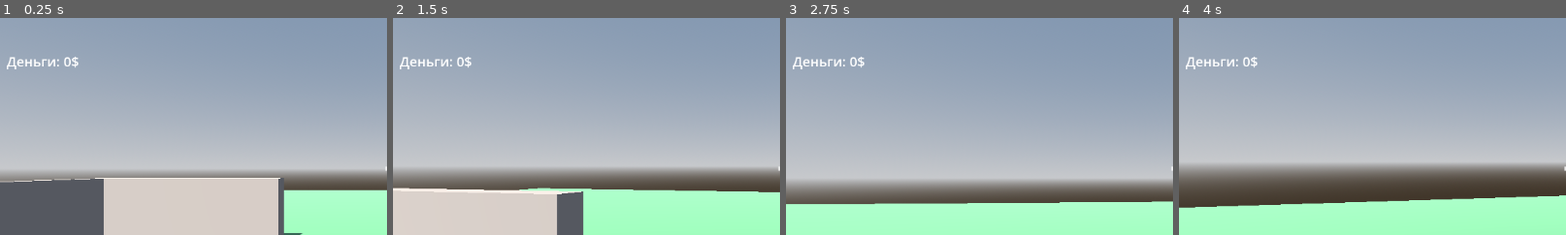
Above: before the commit, frames 1-4 (left to right).
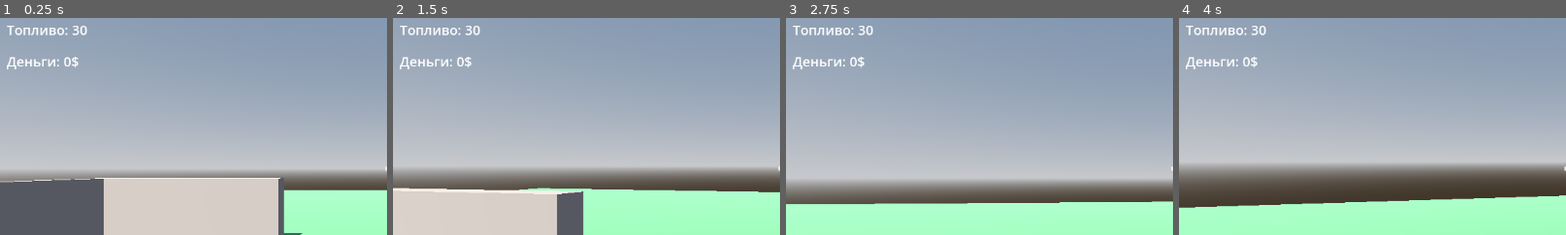
Above: after the commit, the same moments.

Repository: kem4ikkk/ubeziche
Game: Godot game, scene res://scenes/main.tscn
Two runs of this game, one before a commit and one after it. Both use one fixed random seed, a clock stepped at 60 frames per second and the inputs below.
Inputs (mouse positions are % of the whole screen's width and height, from its top left):
- Up to frame 1 (0.25 s): no input
- Up to frame 2 (1.5 s): tap Enter at 0.5 s; move the mouse to (55, 50) at 0.52 s; hold W from 0.53 s (still down); tap L at 0.6 s; click (55, 50) at 0.67 s; tap Space at 0.77 s; tap K at 0.8, 1.35 s; move the mouse to (45, 50) at 1.27 s
- Up to frame 3 (2.75 s): keep holding W; tap Space at 1.52 s; tap L at 1.55, 2.1 s; move the mouse to (52, 48) at 2.02 s; tap K at 2.3 s
- Up to frame 4 (4 s): keep holding W; move the mouse to (49, 52) at 2.77 s; tap K at 2.85, 3.8 s; click (49, 52) at 2.92 s; tap Space at 3.02, 3.77 s; tap L at 3.05 s; move the mouse to (57, 51) at 3.52 s; tap R at 3.6 s
The pictures show only the part of the screen within x 0-50%, y 15-65%; the shares and areas given below are measured in that part.

The runs differ from the first frame. In frame 1, 0.4% of the frame differs, in the area x 1-23%, y 3-9%; in frame 2, 0.4%; in frame 3, 0.4%; in frame 4, 0.4%.

Commit message:
Система питания убежища (Этап 4.14): генератор + топливо для турелей
Турели (Турель/Мортира/Гатлинг) больше не наводятся и не стреляют без
живого Генератора и топлива в общем запасе. Реализованы:
- generator.gd/.tscn — постройка-генератор (HP 70, вращающийся вентилятор,
  расходует топливо 1 за 5с), группы building+generator
- turret.gd: _has_power() + проверка в _physics_process с меткой
  "⚡ нет питания" — автоматически распространяется на наследников
  (mortar_turret.gd, gatling_turret.gd)
- ресурс "fuel" (старт 30) в InventorySystem, FuelPickup на арене,
  покупка топлива в мастерской ([L], +10 за 15$)
- EventBus.power_lost/power_restored → HUD-алерты (красный/зелёный)
- Генератор в build_system (10 камня + 5 дерева), предустановлен в main.tscn
- новый тест 6.97 в debug_capture.gd (питание есть/нет/восстановлено)

Этап 3.8 (плейтест) пропущен по решению автора. Обновлены PROGRESS.md
и CS_NZ_SHELTER_ANALYSIS.md (разд. 17 и Вывод).

Co-Authored-By: Claude Sonnet 4.6 <noreply@anthropic.com>

Diff:
--- a/scenes/gatling_turret.tscn
+++ b/scenes/gatling_turret.tscn
@@ -57,3 +57,12 @@
 no_depth_test = true
 font_size = 28
 text = "Гатлинг 110 / 110"
+
+[node name="PowerLabel" type="Label3D" parent="."]
+transform = Transform3D(1, 0, 0, 0, 1, 0, 0, 0, 1, 0, 1.6, 0)
+billboard = 1
+no_depth_test = true
+font_size = 24
+modulate = Color(0.7, 0.7, 0.7, 1)
+text = "⚡ нет питания"
+visible = false
--- /dev/null
+++ b/scenes/generator.tscn
@@ -0,0 +1,54 @@
+[gd_scene load_steps=7 format=3]
+
+[ext_resource type="Script" path="res://scripts/generator.gd" id="1_generator"]
+[ext_resource type="Script" path="res://scripts/health_component.gd" id="2_health"]
+
+[sub_resource type="BoxShape3D" id="BoxShape3D_base"]
+size = Vector3(1, 1, 1)
+
+[sub_resource type="BoxMesh" id="BoxMesh_base"]
+size = Vector3(1, 1, 1)
+
+[sub_resource type="StandardMaterial3D" id="StandardMaterial3D_base"]
+albedo_color = Color(0.85, 0.65, 0.1, 1)
+metallic = 0.6
+
+[sub_resource type="CylinderMesh" id="CylinderMesh_fan"]
+top_radius = 0.35
+bottom_radius = 0.35
+height = 0.08
+
+[sub_resource type="StandardMaterial3D" id="StandardMaterial3D_fan"]
+albedo_color = Color(0.2, 0.2, 0.22, 1)
+metallic = 0.5
+
+[node name="Generator" type="StaticBody3D"]
+collision_layer = 1
+collision_mask = 1
+script = ExtResource("1_generator")
+fuel_consumption_rate = 0.2
+
+[node name="CollisionShape3D" type="CollisionShape3D" parent="."]
+shape = SubResource("BoxShape3D_base")
+
+[node name="MeshInstance3D" type="MeshInstance3D" parent="."]
+mesh = SubResource("BoxMesh_base")
+surface_material_override/0 = SubResource("StandardMaterial3D_base")
+
+[node name="Fan" type="Node3D" parent="."]
+transform = Transform3D(1, 0, 0, 0, 1, 0, 0, 0, 1, 0, 0.55, 0)
+
+[node name="FanMesh" type="MeshInstance3D" parent="Fan"]
+mesh = SubResource("CylinderMesh_fan")
+surface_material_override/0 = SubResource("StandardMaterial3D_fan")
+
+[node name="HealthComponent" type="Node" parent="."]
+script = ExtResource("2_health")
+max_health = 70.0
+
+[node name="HPLabel" type="Label3D" parent="."]
+transform = Transform3D(1, 0, 0, 0, 1, 0, 0, 0, 1, 0, 1.3, 0)
+billboard = 1
+no_depth_test = true
+font_size = 28
+text = "Генератор 70 / 70"
--- a/scenes/main.tscn
+++ b/scenes/main.tscn
@@ -11,6 +11,7 @@
 [ext_resource type="Script" path="res://scripts/day_night_cycle.gd" id="6_daynight"]
 [ext_resource type="Script" path="res://scripts/game_state_manager.gd" id="7_gamestate"]
 [ext_resource type="PackedScene" path="res://scenes/workshop.tscn" id="8_workshop"]
+[ext_resource type="PackedScene" path="res://scenes/generator.tscn" id="10_generator"]
 
 [sub_resource type="ProceduralSkyMaterial" id="ProceduralSkyMaterial_1"]
 
@@ -220,6 +221,9 @@
 [node name="EvacuationZone" parent="." instance=ExtResource("9_evac")]
 transform = Transform3D(1, 0, 0, 0, 1, 0, 0, 0, 1, 1.5, 0, 14)
 
+[node name="Generator" parent="." instance=ExtResource("10_generator")]
+transform = Transform3D(1, 0, 0, 0, 1, 0, 0, 0, 1, -3, 0.5, 0)
+
 [node name="Resources" type="Node3D" parent="."]
 
 [node name="WoodPickup1" parent="Resources" instance=ExtResource("5_pickup")]
@@ -241,3 +245,8 @@
 transform = Transform3D(1, 0, 0, 0, 1, 0, 0, 0, 1, -5, 0.5, 5)
 resource_type = "stone"
 resource_amount = 10
+
+[node name="FuelPickup1" parent="Resources" instance=ExtResource("5_pickup")]
+transform = Transform3D(1, 0, 0, 0, 1, 0, 0, 0, 1, 6, 0.5, -2)
+resource_type = "fuel"
+resource_amount = 10
--- a/scenes/mortar_turret.tscn
+++ b/scenes/mortar_turret.tscn
@@ -55,3 +55,12 @@
 no_depth_test = true
 font_size = 28
 text = "Мортира 90 / 90"
+
+[node name="PowerLabel" type="Label3D" parent="."]
+transform = Transform3D(1, 0, 0, 0, 1, 0, 0, 0, 1, 0, 1.7, 0)
+billboard = 1
+no_depth_test = true
+font_size = 24
+modulate = Color(0.7, 0.7, 0.7, 1)
+text = "⚡ нет питания"
+visible = false
--- a/scenes/player.tscn
+++ b/scenes/player.tscn
@@ -9,6 +9,7 @@
 [ext_resource type="PackedScene" path="res://scenes/storage.tscn" id="7_storage"]
 [ext_resource type="PackedScene" path="res://scenes/mortar_turret.tscn" id="8_mortar"]
 [ext_resource type="PackedScene" path="res://scenes/gatling_turret.tscn" id="9_gatling"]
+[ext_resource type="PackedScene" path="res://scenes/generator.tscn" id="10_generator"]
 
 [sub_resource type="CapsuleShape3D" id="CapsuleShape3D_1"]
 radius = 0.5
@@ -50,3 +51,4 @@
 storage_scene = ExtResource("7_storage")
 mortar_scene = ExtResource("8_mortar")
 gatling_scene = ExtResource("9_gatling")
+generator_scene = ExtResource("10_generator")
--- a/scenes/turret.tscn
+++ b/scenes/turret.tscn
@@ -49,3 +49,12 @@
 no_depth_test = true
 font_size = 28
 text = "Турель 60 / 60"
+
+[node name="PowerLabel" type="Label3D" parent="."]
+transform = Transform3D(1, 0, 0, 0, 1, 0, 0, 0, 1, 0, 1.6, 0)
+billboard = 1
+no_depth_test = true
+font_size = 24
+modulate = Color(0.7, 0.7, 0.7, 1)
+text = "⚡ нет питания"
+visible = false
--- a/scripts/build_system.gd
+++ b/scripts/build_system.gd
@@ -15,6 +15,7 @@
 @export var storage_scene: PackedScene
 @export var mortar_scene: PackedScene
 @export var gatling_scene: PackedScene
+@export var generator_scene: PackedScene
 
 var build_mode: bool = false
 var _ghost: Node3D
@@ -33,6 +34,7 @@
 		{"name": "Склад", "scene": storage_scene, "cost": {"wood": 4, "stone": 1}},
 		{"name": "Мортира", "scene": mortar_scene, "cost": {"stone": 8, "wood": 4}},
 		{"name": "Гатлинг", "scene": gatling_scene, "cost": {"stone": 12, "wood": 6}},
+		{"name": "Генератор", "scene": generator_scene, "cost": {"stone": 10, "wood": 5}},
 	]
 	_rebuild_ghost()
 
--- a/scripts/debug_capture.gd
+++ b/scripts/debug_capture.gd
@@ -438,6 +438,87 @@
 		print("  боезапас: ", ammo_before_g, " → ", InventorySystem.get_resource("turret_ammo"))
 		_dump_state("ПОСЛЕ гатлинга")
 
+	# 6.97) Система питания (Этап 4.14): генератор питает турели общим топливом
+	# (InventorySystem "fuel"). Без топлива/генератора турели простаивают
+	# (метка "нет питания"), при восстановлении питания — снова стреляют.
+	if is_instance_valid(player) and player.has_node("BuildSystem") and player is Node3D \
+			and wave_manager != null and wave_manager.zombie_scene != null:
+		print("CLAUDE: проверяю систему питания (4.14)")
+		for enemy in get_tree().get_nodes_in_group("enemy"):
+			enemy.queue_free()
+		for t in get_tree().get_nodes_in_group("turret"):
+			t.queue_free()
+		var bs5 := player.get_node("BuildSystem")
+		InventorySystem.add_resource("wood", 10)
+		InventorySystem.add_resource("stone", 10)
+		InventorySystem.add_resource("turret_ammo", 20)
+		(player as Node3D).global_position = Vector3(0, 1, 5)
+		if not bs5.build_mode:
+			bs5.toggle()
+		bs5.select_buildable("Турель")
+		await get_tree().create_timer(0.3).timeout
+		var placed_turret2: bool = bs5.try_place()
+		print("  турель построена: ", placed_turret2)
+		if bs5.build_mode:
+			bs5.toggle()
+		var turret_node := get_tree().get_first_node_in_group("turret")
+
+		# Предустановленный генератор могли снести в предыдущих тестах
+		# (например, 6.9 чистит все "building") — отстраиваем заново.
+		if get_tree().get_nodes_in_group("generator").is_empty():
+			if not bs5.build_mode:
+				bs5.toggle()
+			bs5.select_buildable("Генератор")
+			await get_tree().create_timer(0.3).timeout
+			var placed_gen: bool = bs5.try_place()
+			print("  генератор отстроен заново: ", placed_gen)
+			if bs5.build_mode:
+				bs5.toggle()
+		print("  топливо: ", InventorySystem.get_resource("fuel"),
+				", генераторов в сцене: ", get_tree().get_nodes_in_group("generator").size())
+
+		# С питанием — турель должна навестись и стрелять.
+		var zp: Node = wave_manager.zombie_scene.instantiate()
+		get_tree().current_scene.add_child(zp)
+		(zp as Node3D).global_position = Vector3(0, 1, -3)
+		var hp_p_before: float = zp.get_health() if zp.has_method("get_health") else 0.0
+		await get_tree().create_timer(1.0).timeout
+		var hp_p_after: float = zp.get_health() if is_instance_valid(zp) and zp.has_method("get_health") else -1.0
+		print("  с питанием: HP цели ", hp_p_before, " → ", hp_p_after,
+				", power_label.visible: ", turret_node.power_label.visible if is_instance_valid(turret_node) else "?")
+		if is_instance_valid(zp):
+			zp.queue_free()
+
+		# Отключаем питание: топливо в ноль.
+		InventorySystem.inventory["fuel"] = 0
+		InventorySystem.inventory_changed.emit(InventorySystem.inventory)
+		var zn: Node = wave_manager.zombie_scene.instantiate()
+		get_tree().current_scene.add_child(zn)
+		(zn as Node3D).global_position = Vector3(0, 1, -3)
+		var hp_n_before: float = zn.get_health() if zn.has_method("get_health") else 0.0
+		await get_tree().create_timer(1.0).timeout
+		var hp_n_after: float = zn.get_health() if is_instance_valid(zn) and zn.has_method("get_health") else -1.0
+		print("  без топлива: HP цели ", hp_n_before, " → ", hp_n_after,
+				", power_label.visible: ", turret_node.power_label.visible if is_instance_valid(turret_node) else "?")
+		if is_instance_valid(hud):
+			print("  HUD alert при отключении питания: '", hud.alert_label.text, "'")
+		if is_instance_valid(zn):
+			zn.queue_free()
+
+		# Восстанавливаем топливо — турель снова должна стрелять.
+		InventorySystem.add_resource("fuel", 20)
+		var zr: Node = wave_manager.zombie_scene.instantiate()
+		get_tree().current_scene.add_child(zr)
+		(zr as Node3D).global_position = Vector3(0, 1, -3)
+		var hp_r_before: float = zr.get_health() if zr.has_method("get_health") else 0.0
+		await get_tree().create_timer(1.0).timeout
+		var hp_r_after: float = zr.get_health() if is_instance_valid(zr) and zr.has_method("get_health") else -1.0
+		print("  топливо восстановлено: HP цели ", hp_r_before, " → ", hp_r_after,
+				", power_label.visible: ", turret_node.power_label.visible if is_instance_valid(turret_node) else "?")
+		if is_instance_valid(hud):
+			print("  HUD alert при восстановлении питания: '", hud.alert_label.text, "'")
+		_dump_state("ПОСЛЕ системы питания")
+
 	# 6.10) Эвакуация как условие победы (Этап 4.11): после N волн вызывается
 	# транспорт — игрок должен добежать до зоны эвакуации, иначе поражение.
 	var game_state := get_tree().get_first_node_in_group("game_state_manager")
--- a/scripts/event_bus.gd
+++ b/scripts/event_bus.gd
@@ -15,3 +15,8 @@
 ## Финальная фаза эвакуации (Этап 4.11): вызван транспорт — HUD показывает
 ## предупреждение и обратный отсчёт до зоны эвакуации.
 signal evacuation_started()
+
+## Система питания (Этап 4.14): кончилось топливо/разрушен генератор —
+## турели простаивают; восстановление питания — обратное оповещение.
+signal power_lost()
+signal power_restored()
--- /dev/null
+++ b/scripts/generator.gd
@@ -0,0 +1,78 @@
+extends StaticBody3D
+
+## Генератор (Этап 4.14): питает турели общим топливом (InventorySystem "fuel").
+## Пока в сцене есть хотя бы один живой генератор и топливо > 0 — все турели
+## (Турель/Мортира/Гатлинг, проверка в turret.gd: _has_power) наводятся и
+## стреляют как обычно. Если топливо кончилось или генератор разрушен —
+## турели простаивают (видна метка "нет питания").
+## Сам генератор медленно расходует топливо со временем (fuel_consumption_rate
+## в секунду). Как и другие постройки, входит в группу "building": зомби его
+## ломают, игрок чинит на F.
+
+@export var fuel_consumption_rate: float = 0.2  # топлива в секунду (1 за 5с)
+
+@onready var health: HealthComponent = $HealthComponent
+@onready var hp_label: Label3D = $HPLabel
+@onready var fan: Node3D = $Fan
+
+var _consume_timer: float = 0.0
+var _was_powered: bool = true
+
+
+func _ready() -> void:
+	add_to_group("building")
+	add_to_group("generator")
+	health.died.connect(_on_died)
+	health.health_changed.connect(_on_health_changed)
+	_on_health_changed(health.current_health, health.max_health)
+	_was_powered = InventorySystem.get_resource("fuel") > 0
+
+
+func _process(delta: float) -> void:
+	if is_instance_valid(fan):
+		fan.rotate_y(delta * 6.0)
+
+	_consume_timer += delta
+	var interval := 1.0 / fuel_consumption_rate
+	if _consume_timer >= interval:
+		_consume_timer -= interval
+		if InventorySystem.get_resource("fuel") > 0:
+			InventorySystem.use_resource("fuel", 1)
+
+	var powered := InventorySystem.get_resource("fuel") > 0
+	if powered != _was_powered:
+		_was_powered = powered
+		if powered:
+			EventBus.power_restored.emit()
+		else:
+			EventBus.power_lost.emit()
+
+
+func take_damage(amount: float) -> void:
+	health.take_damage(amount)
+	EventBus.building_damaged.emit("Генератор")
+
+
+## Восстановить HP (ремонт игроком, как у других построек).
+func repair(amount: float) -> void:
+	health.heal(amount)
+
+
+func is_full_health() -> bool:
+	return health.current_health >= health.max_health
+
+
+func _on_died() -> void:
+	EventBus.power_lost.emit()
+	queue_free()
+
+
+func _on_health_changed(current: float, maximum: float) -> void:
+	hp_label.text = "Генератор %d / %d" % [current, maximum]
+	var ratio := current / maximum
+	if ratio > 0.6:
+		hp_label.modulate = Color(0.4, 1.0, 0.4)
+	elif ratio > 0.3:
+		hp_label.modulate = Color(1.0, 0.85, 0.2)
+	else:
+		hp_label.modulate = Color(1.0, 0.3, 0.3)
--- a/scripts/hud.gd
+++ b/scripts/hud.gd
@@ -26,6 +26,7 @@
 	"stone": "Камень",
 	"wall": "Стена",
 	"turret_ammo": "Патроны турелей",
+	"fuel": "Топливо",
 }
 
 
@@ -53,6 +54,8 @@
 	EventBus.juggernaut_spawned.connect(_on_juggernaut_spawned)
 	EventBus.juggernaut_defeated.connect(_on_juggernaut_defeated)
 	EventBus.evacuation_started.connect(_on_evacuation_started)
+	EventBus.power_lost.connect(_on_power_lost)
+	EventBus.power_restored.connect(_on_power_restored)
 
 
 func _process(delta: float) -> void:
@@ -153,6 +156,15 @@
 	_show_alert("🚁 ВЫЗВАН ТРАНСПОРТ! Бегите к зоне эвакуации!", Color(0.3, 1.0, 0.7))
 
 
+## Система питания (Этап 4.14).
+func _on_power_lost() -> void:
+	_show_alert("⚡ НЕТ ПИТАНИЯ — турели простаивают!", Color(1.0, 0.3, 0.3))
+
+
+func _on_power_restored() -> void:
+	_show_alert("⚡ Питание восстановлено — турели снова работают", Color(0.4, 1.0, 0.4))
+
+
 func _show_alert(text: String, color: Color) -> void:
 	alert_label.text = text
 	alert_label.modulate = color
--- a/scripts/inventory_system.gd
+++ b/scripts/inventory_system.gd
@@ -10,6 +10,7 @@
 	"wood": 0,
 	"stone": 0,
 	"turret_ammo": 0,  # расходник для турелей (Этап 4.8.1)
+	"fuel": 30,  # топливо генератора — без него турели не питаются (Этап 4.14)
 }
 
 # Деньги (Этап 4.7.2): отдельная валюта, не входит в inventory.
--- a/scripts/resource_pickup.gd
+++ b/scripts/resource_pickup.gd
@@ -10,6 +10,7 @@
 const COLOR_BY_TYPE := {
 	"wood": Color(0.55, 0.35, 0.15),
 	"stone": Color(0.6, 0.6, 0.6),
+	"fuel": Color(0.95, 0.75, 0.1),
 }
 
 
--- a/scripts/turret.gd
+++ b/scripts/turret.gd
@@ -14,6 +14,7 @@
 @onready var health: HealthComponent = $HealthComponent
 @onready var hp_label: Label3D = $HPLabel
 @onready var barrel: Node3D = $Barrel
+@onready var power_label: Label3D = $PowerLabel
 
 var _fire_timer: float = 0.0
 
@@ -24,9 +25,14 @@
 	health.died.connect(_on_died)
 	health.health_changed.connect(_on_health_changed)
 	_on_health_changed(health.current_health, health.max_health)
+	power_label.visible = false
 
 
 func _physics_process(delta: float) -> void:
+	power_label.visible = not _has_power()
+	if power_label.visible:
+		return
+
 	var target := _find_target()
 	if not is_instance_valid(target):
 		return
@@ -51,6 +57,14 @@
 	if target.has_method("take_damage"):
 		target.take_damage(turret_damage)
 	print("Турель стреляет (-", turret_damage, " HP)")
+
+
+## Есть ли питание (Этап 4.14): нужен живой генератор (группа "generator")
+## и топливо в общем запасе. Без питания турель не наводится и не стреляет.
+func _has_power() -> bool:
+	if InventorySystem.get_resource("fuel") <= 0:
+		return false
+	return not get_tree().get_nodes_in_group("generator").is_empty()
 
 
 ## Ближайший зомби (группа "enemy") в радиусе действия.
--- a/scripts/workshop.gd
+++ b/scripts/workshop.gd
@@ -18,6 +18,8 @@
 @export var heal_amount: float = 25.0   # сколько HP даёт покупка лечения
 @export var turret_ammo_cost: int = 20  # цена пачки боезапаса турелей
 @export var turret_ammo_amount: int = 10  # сколько боезапаса даёт покупка
+@export var fuel_cost: int = 15         # цена пачки топлива для генератора
+@export var fuel_amount: int = 10       # сколько топлива даёт покупка
 
 var _player_inside: bool = false
 var _capture_mode: bool = false
@@ -62,6 +64,8 @@
 				buy_weapon()
 			KEY_K:
 				buy_turret_ammo()
+			KEY_L:
+				buy_fuel()
 
 
 ## Крафт стены из ресурсов (дерево). Возвращает true при успехе.
@@ -111,6 +115,16 @@
 	return false
 
 
+## Покупка топлива для генератора (Этап 4.14) — без топлива турели простаивают.
+func buy_fuel() -> bool:
+	if InventorySystem.spend_money(fuel_cost):
+		InventorySystem.add_resource("fuel", fuel_amount)
+		print("Мастерская: куплено топливо +", fuel_amount, " за ", fuel_cost, "$")
+		return true
+	print("Мастерская: не хватает денег на топливо (нужно ", fuel_cost, "$)")
+	return false
+
+
 ## Покупка следующего оружия из арсенала — цену и владение считает игрок.
 func buy_weapon() -> bool:
 	var player := get_tree().get_first_node_in_group("player")
@@ -128,8 +142,8 @@
 	if prompt == null:
 		return
 	if _player_inside:
-		prompt.text = "МАСТЕРСКАЯ\n[C] стена (2 дерева)\n[G] стена (%d$)\n[H] лечение (%d$)\n[J] %s\n[K] боезапас турелей x%d (%d$)" % [
-				buy_wall_cost, heal_cost, _weapon_offer_text(), turret_ammo_amount, turret_ammo_cost]
+		prompt.text = "МАСТЕРСКАЯ\n[C] стена (2 дерева)\n[G] стена (%d$)\n[H] лечение (%d$)\n[J] %s\n[K] боезапас турелей x%d (%d$)\n[L] топливо x%d (%d$)" % [
+				buy_wall_cost, heal_cost, _weapon_offer_text(), turret_ammo_amount, turret_ammo_cost, fuel_amount, fuel_cost]
 		prompt.modulate = Color(1, 1, 1)
 	else:
 		prompt.text = "Мастерская\n(подойдите ближе)"
Not shown: 1 places in scenes/main.tscn that only renumber resources
Not shown: 1 places in scenes/player.tscn that only renumber resources
Not shown, changed: docs/CS_NZ_SHELTER_ANALYSIS.md
Not shown, changed: docs/PROGRESS.md
